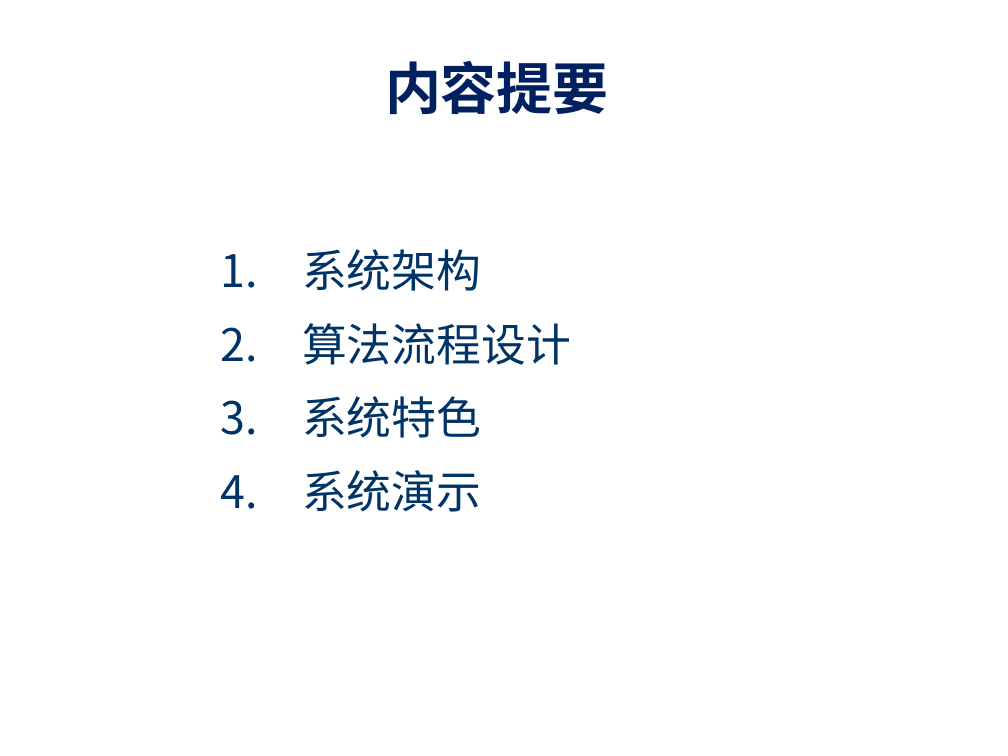
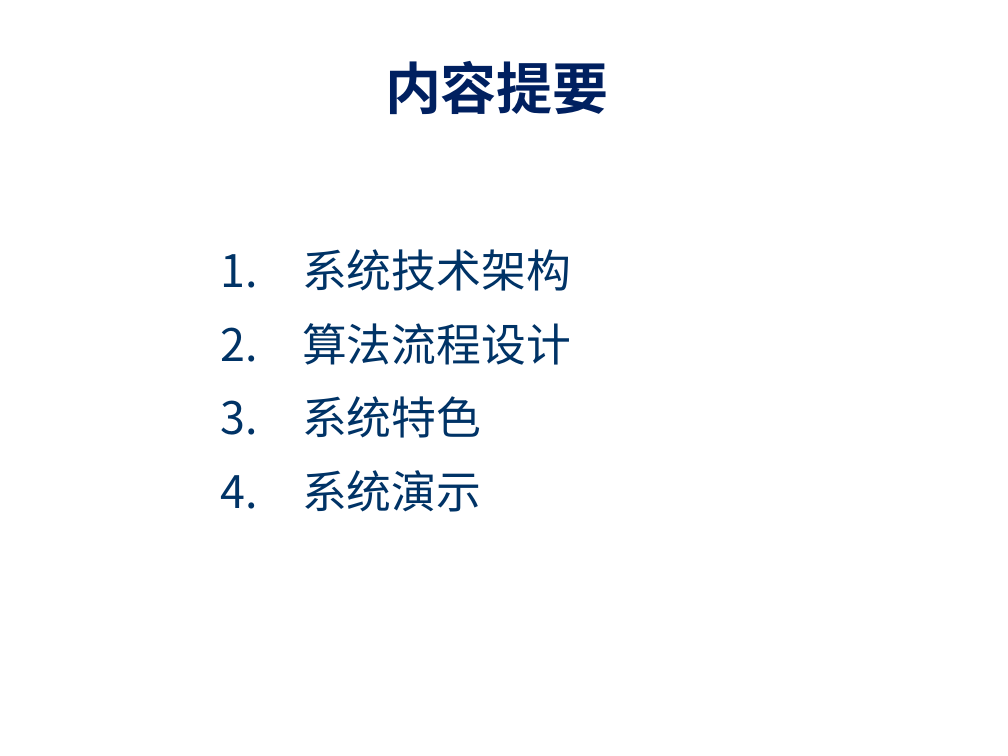
Before and after one commit to cuiods/Paratrooper, a slide deck: slide 2 of doc/项目展示.pptx. Drawn at 1008x756 pixels with LibreOffice and Linux fonts; fonts in the diff are those of the drawing; background and template pictures are left out. Boxes give left, top, right and bottom in pixels: in the first picture for what was removed or moved away, otherwise in the second. Text is boxed around its words. In the diff, an @@ line names an element or a change of style, - is before the commit and + after.

```diff
--- a/doc/项目展示.pptx
+++ b/doc/项目展示.pptx
@@ text at [302,249,571,291]: text changed @@
-1. 系统架构
+1. 系统技术架构
```
Also in this commit, not shown: 2 other slides changed, 7 slides added, 2 other files.
